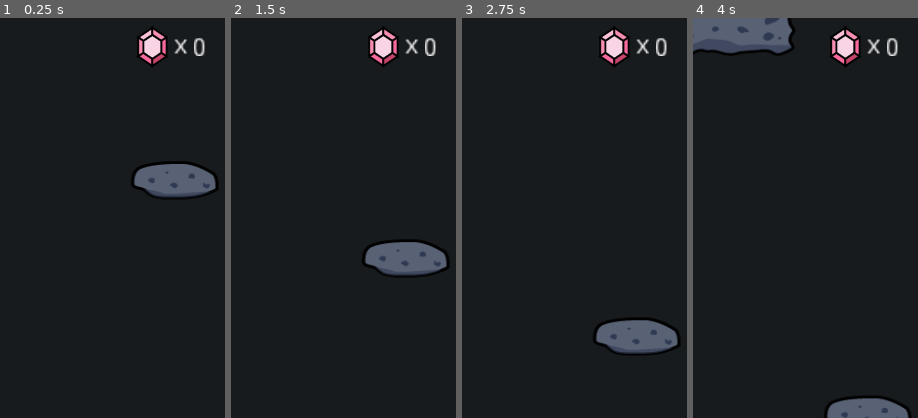
Above: before the commit, frames 1-4 (left to right).
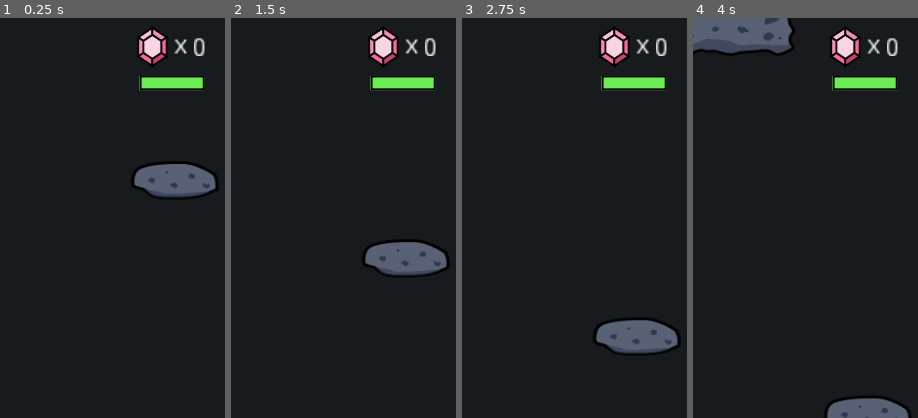
Above: after the commit, the same moments.

Repository: anyu/space-escape
Game: Godot game, scene res://scenes/World.tscn
Two runs of this game, one before a commit and one after it. Both use one fixed random seed, a clock stepped at 60 frames per second and the inputs below.
Inputs:
- Up to frame 1 (0.25 s): no input
- Up to frame 2 (1.5 s): hold D (move_right) from 0.53 s (still down); tap Space (jump) at 0.77 s
- Up to frame 3 (2.75 s): tap Space (jump) at 1.52 s; release D (move_right) at 2.03 s; hold A (move_left) from 2.03 s (still down)
- Up to frame 4 (4 s): release A (move_left) at 2.78 s; hold D (move_right) from 2.78 s (still down); tap Space (jump) at 3.02, 3.77 s
The pictures show only the part of the screen within x 50-100%, y 0-50%; the shares and areas given below are measured in that part.

The runs differ from the first frame. In frame 1, 1.1% of the frame differs, in the area x 61-91%, y 14-19%; in frame 2, 1.1%; in frame 3, 1.1%; in frame 4, 1.1%.

Commit message:
hbar decrements

Diff:
--- /dev/null
+++ b/ProgressBar.tres
@@ -0,0 +1,3 @@
+[gd_resource type="Theme" format=2]
+
+[resource]
--- a/scenes/Gem.tscn
+++ b/scenes/Gem.tscn
@@ -16,5 +16,6 @@
 
 [node name="CollectGem" type="AudioStreamPlayer2D" parent="."]
 stream = ExtResource( 3 )
+volume_db = 20.0
 
 [connection signal="body_entered" from="." to="." method="_on_Gem_body_entered"]
--- a/scenes/World.tscn
+++ b/scenes/World.tscn
@@ -12,9 +12,12 @@
 [ext_resource path="res://scenes/Asteroid_sm.tscn" type="PackedScene" id=10]
 [ext_resource path="res://scenes/Ufo.tscn" type="PackedScene" id=11]
 [ext_resource path="res://scripts/UFOPath.gd" type="Script" id=12]
+[ext_resource path="res://images/health_bar_over.png" type="Texture" id=13]
 [ext_resource path="res://scenes/Laser.tscn" type="PackedScene" id=14]
 [ext_resource path="res://scenes/Gem.tscn" type="PackedScene" id=15]
 [ext_resource path="res://scripts/GemCounter.gd" type="Script" id=16]
+[ext_resource path="res://images/health_bar_progress.png" type="Texture" id=18]
+[ext_resource path="res://images/health_bar_under.png" type="Texture" id=19]
 
 [sub_resource type="GDScript" id=15]
 script/source = "extends StaticBody2D
@@ -54,13 +57,13 @@
 limit_smoothed = true
 script = ExtResource( 1 )
 
-[node name="ScoreUI" type="CanvasLayer" parent="."]
-
-[node name="GemIconSprite" type="Sprite" parent="ScoreUI"]
+[node name="StatsUI" type="CanvasLayer" parent="."]
+
+[node name="GemIconSprite" type="Sprite" parent="StatsUI"]
 position = Vector2( 604, 46 )
 texture = ExtResource( 5 )
 
-[node name="x" type="RichTextLabel" parent="ScoreUI"]
+[node name="x" type="RichTextLabel" parent="StatsUI"]
 margin_left = 639.0
 margin_top = 25.0
 margin_right = 652.0
@@ -68,7 +71,7 @@
 rect_scale = Vector2( 2.94348, 2.94348 )
 text = "x"
 
-[node name="GemCounter" type="RichTextLabel" parent="ScoreUI"]
+[node name="GemCounter" type="RichTextLabel" parent="StatsUI"]
 margin_left = 667.0
 margin_top = 29.0
 margin_right = 680.0
@@ -77,6 +80,24 @@
 text = "0"
 script = ExtResource( 16 )
 
+[node name="HP" type="Control" parent="StatsUI"]
+margin_right = 88.0
+margin_bottom = 40.0
+
+[node name="HealthBar" type="TextureProgress" parent="StatsUI/HP"]
+margin_left = 583.0
+margin_top = 92.0
+margin_right = 688.0
+margin_bottom = 116.0
+value = 100.0
+texture_under = ExtResource( 19 )
+texture_over = ExtResource( 13 )
+texture_progress = ExtResource( 18 )
+tint_under = Color( 0.109804, 0.109804, 0.109804, 1 )
+tint_over = Color( 0, 0, 0, 1 )
+tint_progress = Color( 0.415686, 0.92549, 0.32549, 1 )
+nine_patch_stretch = true
+
 [node name="StartTimer" type="Timer" parent="."]
 one_shot = true
 autostart = true
@@ -199,7 +220,7 @@
 [connection signal="body_exited" from="Springs/Spring" to="Player" method="_on_Spring_body_exited"]
 [connection signal="body_entered" from="Springs/Spring2" to="Player" method="_on_Spring_body_entered"]
 [connection signal="body_exited" from="Springs/Spring2" to="Player" method="_on_Spring_body_exited"]
-[connection signal="gem_collected" from="Gems/Gem" to="ScoreUI/GemCounter" method="_on_Gem_gem_collected"]
-[connection signal="gem_collected" from="Gems/Gem2" to="ScoreUI/GemCounter" method="_on_Gem_gem_collected"]
-[connection signal="gem_collected" from="Gems/Gem3" to="ScoreUI/GemCounter" method="_on_Gem_gem_collected"]
+[connection signal="gem_collected" from="Gems/Gem" to="StatsUI/GemCounter" method="_on_Gem_gem_collected"]
+[connection signal="gem_collected" from="Gems/Gem2" to="StatsUI/GemCounter" method="_on_Gem_gem_collected"]
+[connection signal="gem_collected" from="Gems/Gem3" to="StatsUI/GemCounter" method="_on_Gem_gem_collected"]
 [connection signal="timeout" from="UFOTimer" to="." method="_on_UFOTimer_timeout"]
--- a/scripts/Laser.gd
+++ b/scripts/Laser.gd
@@ -17,5 +17,6 @@
 func _on_Laser_body_entered(body):
 	if body.name == "Player":
 		$Ouch.play()
+		body.lose_health()
 #		var player = world.get_node("Player")
 #		player.play_animation("hit")
--- a/scripts/Player.gd
+++ b/scripts/Player.gd
@@ -6,15 +6,20 @@
 const MAX_FALL_SPEED = 1500
 const SPRING_FORCE = 2000
 
+const MAX_HP = 100
+const DAMAGE_STEP = 25
+
 onready var screen_size = get_viewport_rect().size
 onready var animation_player = $AnimationPlayer
 onready var sprite = $Sprite
 onready var camera = get_node("../Camera2D")
+onready var hbar = get_node("../StatsUI/HP/HealthBar")
 
 var y_velo = 0
 var facing_right = false
 var is_dead = false
 var gems_collected = 0
+var current_hp = MAX_HP
 
 func _physics_process(_delta):
 	screen_constrain()
@@ -73,6 +78,10 @@
 		yield(get_tree().create_timer(1.0), "timeout")
 	$Bounce.stop()
 
+func lose_health():
+	current_hp -= DAMAGE_STEP
+	hbar.value = int((float(current_hp)/MAX_HP) * 100)
+
 func die():
 	is_dead = true
 	$Falling.play()
--- a/scripts/World.gd
+++ b/scripts/World.gd
@@ -2,7 +2,7 @@
 
 export(PackedScene) var ufo_scene
 export(PackedScene) var laser_scene
-#export(PackedScene) var gem_counter_scene
+
 
 onready var camera = get_node("Camera2D")
 
Binary file added: images/health_bar_over.png
Binary file added: images/health_bar_progress.png
Binary file added: images/health_bar_under.png
Not shown: 1 places in scenes/World.tscn that only renumber resources
